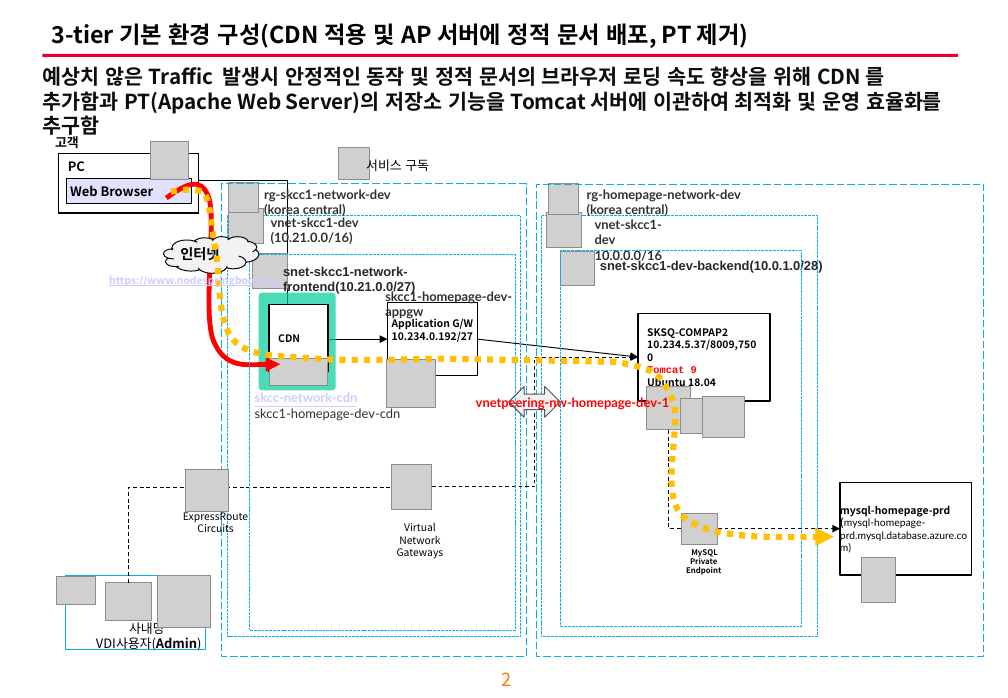
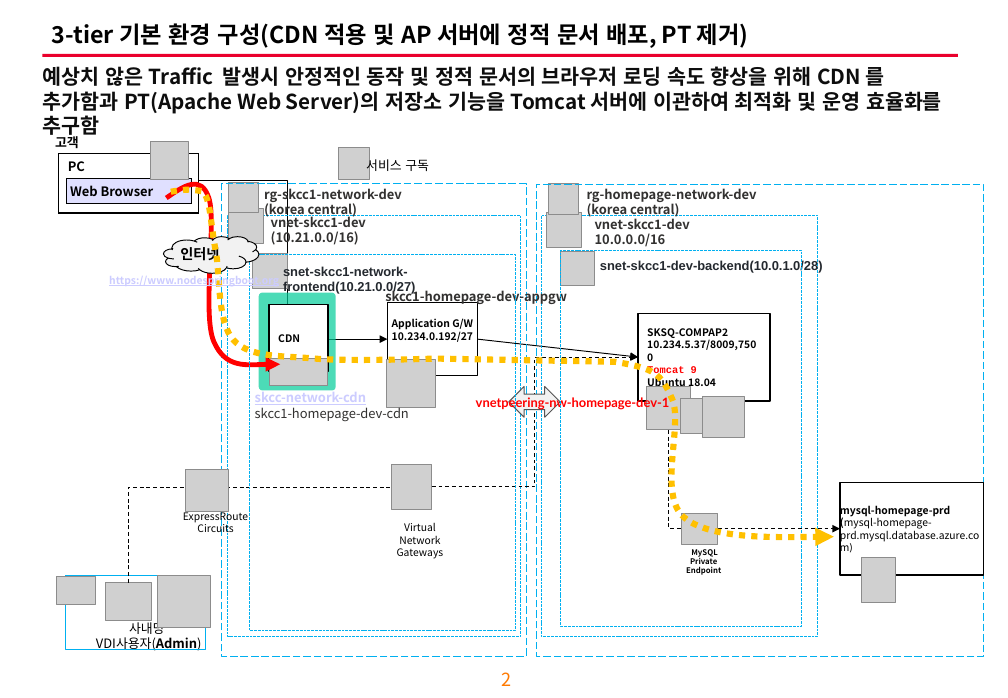
Before and after one commit to SEOTAEEYOUL/AzureBasic, a slide deck: slide 3 of 1.IaaS/자료/3-tier 기본 환경 구성.pptx. Drawn at 1008x698 pixels with LibreOffice and Linux fonts; fonts in the diff are those of the drawing; grey boxes stand for pictures. Boxes give left, top, right and bottom in pixels: in the first picture for what was removed or moved away, otherwise in the second. Text is boxed around its words. In the diff, an @@ line names an element or a change of style, - is before the commit and + after.

```diff
--- a/1.IaaS/자료/3-tier 기본 환경 구성.pptx
+++ b/1.IaaS/자료/3-tier 기본 환경 구성.pptx
@@ font Lato to Noto Sans CJK KR in 6 elements at <box>271,213,366,247</box>, <box>255,389,409,421</box>, <box>385,287,567,305</box>, <box>264,185,402,219</box>, <box>595,215,690,247</box>, <box>587,188,757,219</box> @@
@@ rectangle "mysql-homepage-prd (mysql-homepage-prd.mysql.database.azure. ...": place and size @@
-rectangle "mysql-homepage-prd (mysql-homepage-prd.mysql.database.azure. ..." at <box>840,482,972,574</box>
+rectangle "mysql-homepage-prd (mysql-homepage-prd.mysql.database.azure. ..." at <box>840,482,985,574</box>
@@ rectangle "mysql-homepage-prd (mysql-homepage-prd.mysql.database.azure. ..." at <box>840,482,985,574</box>: font Lato to Noto Sans CJK KR in "(mysql-homepage-prd.mysql.database.azure.com)" @@
```
Also in this commit, not shown: 1 other slide changed, 21 other files.
